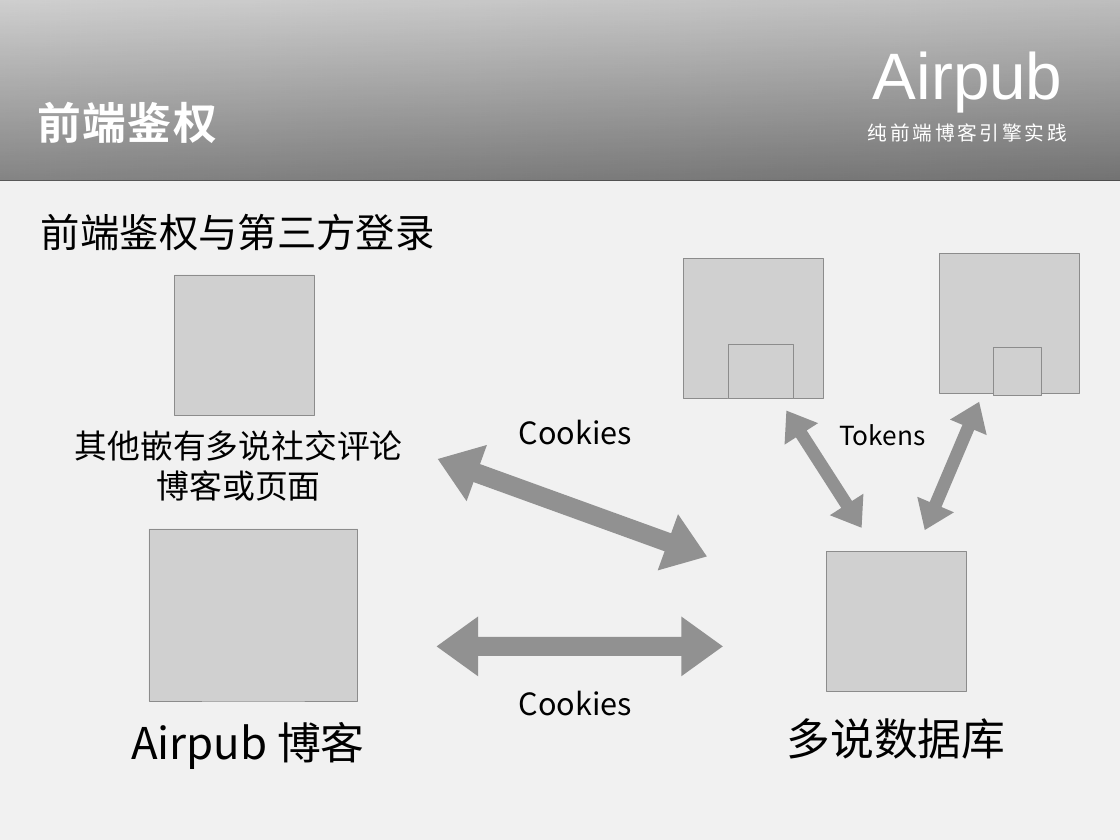
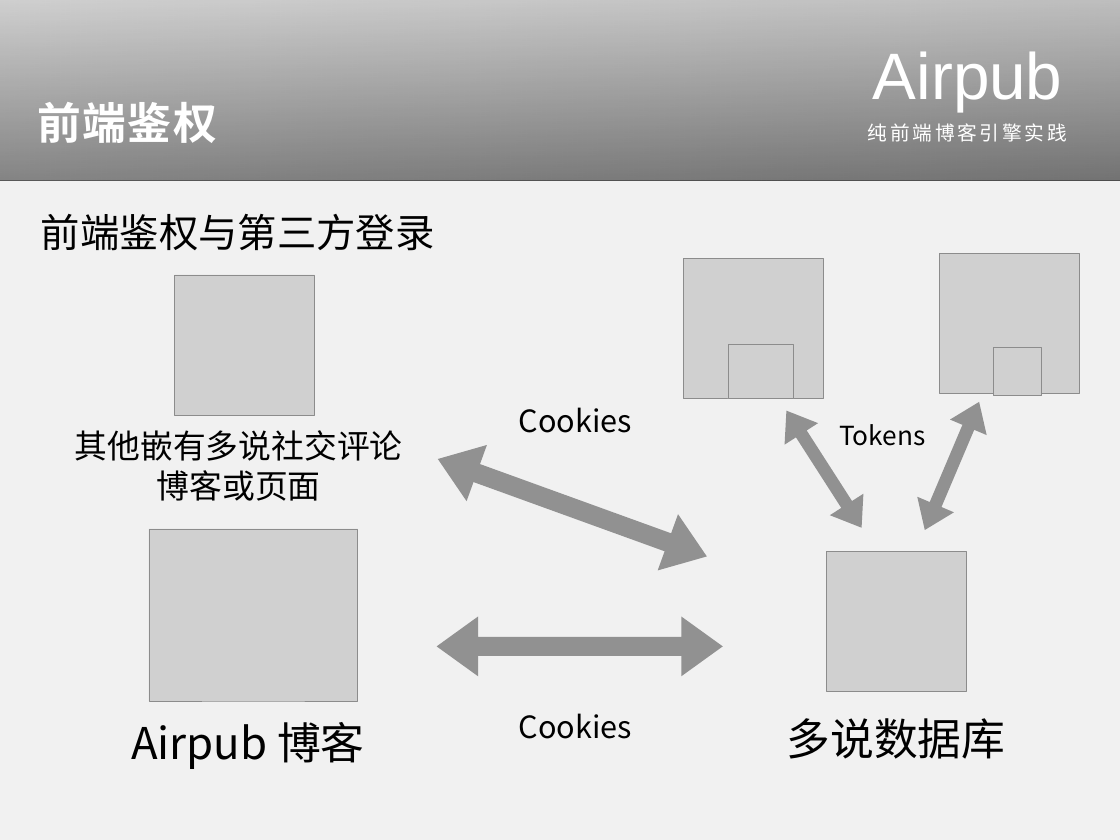
Before and after one commit to guo-yu/QConShanghai-2014, a slide deck: slide 8 of powerpoint/airpub.pptx (slide 7 before the commit). Drawn at 1120x840 pixels with LibreOffice and Linux fonts; fonts in the diff are those of the drawing; grey boxes stand for pictures. Boxes give left, top, right and bottom in pixels: in the first picture for what was removed or moved away, otherwise in the second. Text is boxed around its words. In the diff, an @@ line names an element or a change of style, - is before the commit and + after.

```diff
--- a/powerpoint/airpub.pptx
+++ b/powerpoint/airpub.pptx
@@ text "Cookies": place and size @@
-text "Cookies" at box(519, 419, 632, 445)
+text "Cookies" at box(519, 407, 632, 433)
@@ text "Cookies": place and size @@
-text "Cookies" at box(519, 690, 632, 716)
+text "Cookies" at box(519, 713, 632, 739)
```
Also in this commit, not shown: 8 other slides changed, 2 slides added, 43 other files.
